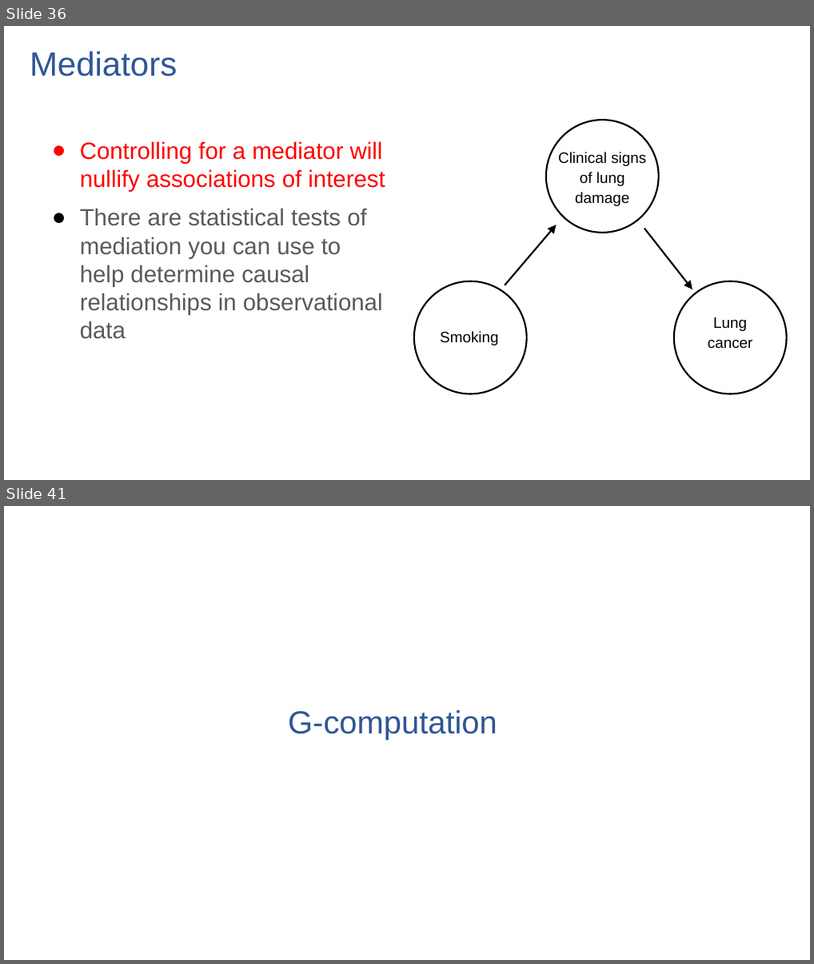
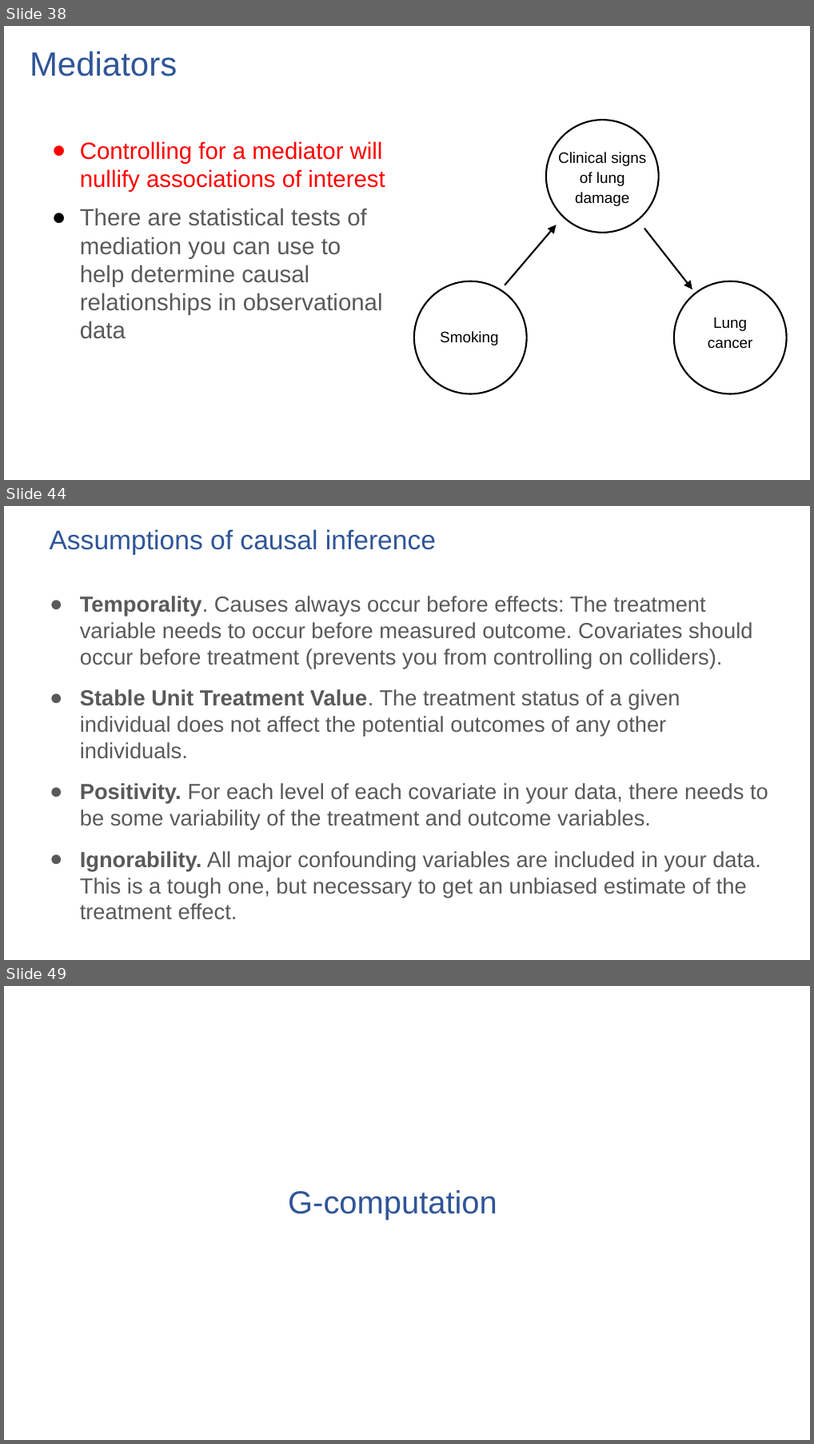
Before and after one commit to ronikobrosly/pydata_nyc_2022, a slide deck: slides/tutorial_slides.pptx. Shown one above the other, each under a label of ours: slides 36 and 41 before the commit, slides 38, 44 and 49 after it; the slides between them are not shown. The pictures are 814x964 and 814x1444 pixels, drawn with LibreOffice and Linux fonts; fonts in the diff are those of the drawing. Boxes give left, top, right and bottom in pixels: in the first picture for what was removed or moved away, otherwise in the second. Text is boxed around its words. In the diff, an @@ line names an element or a change of style, - is before the commit and + after.

Commit message:
major updates across slides, notebooks, readme

```diff
--- a/slides/tutorial_slides.pptx
+++ b/slides/tutorial_slides.pptx
@@ slide 44 added at (4, 506, 810, 960), background #FFFFFF @@
@@ text added at (50, 529, 436, 555), 32 pt, text #2F5597 @@
+Assumptions of causal inference
@@ text added at (80, 596, 769, 920), 26 pt, text #595959 @@
+● Temporality. Causes always occur before effects: The treatment variable needs to occur before measured outcome. Covariates should occur before treatment (prevents you from controlling on colliders).
+● Stable Unit Treatment Value. The treatment status of a given individual does not affect the potential outcomes of any other individuals.
+● Positivity. For each level of each covariate in your data, there needs to be some variability of the treatment and outcome variables.
+● Ignorability. All major confounding variables are included in your data. This is a tough one, but necessary to get an unbiased estimate of the treatment effect.
@@ what was slide 36 is now slide 38 @@
@@ what was slide 41 is now slide 49 @@
```
Also in this commit, not shown: 4 slides changed, 12 other slides added, 4 slides removed, 6 other files.
